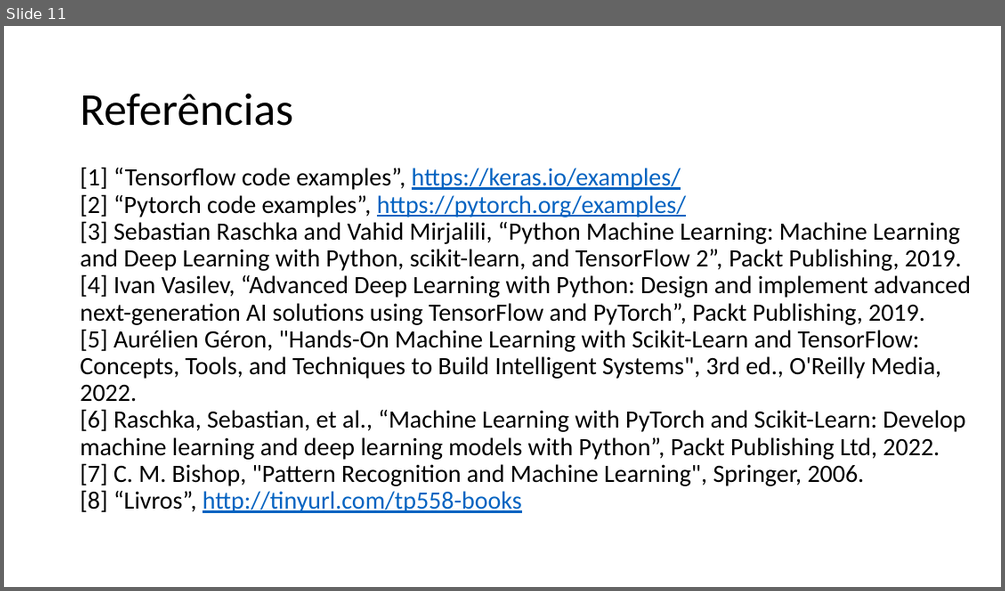
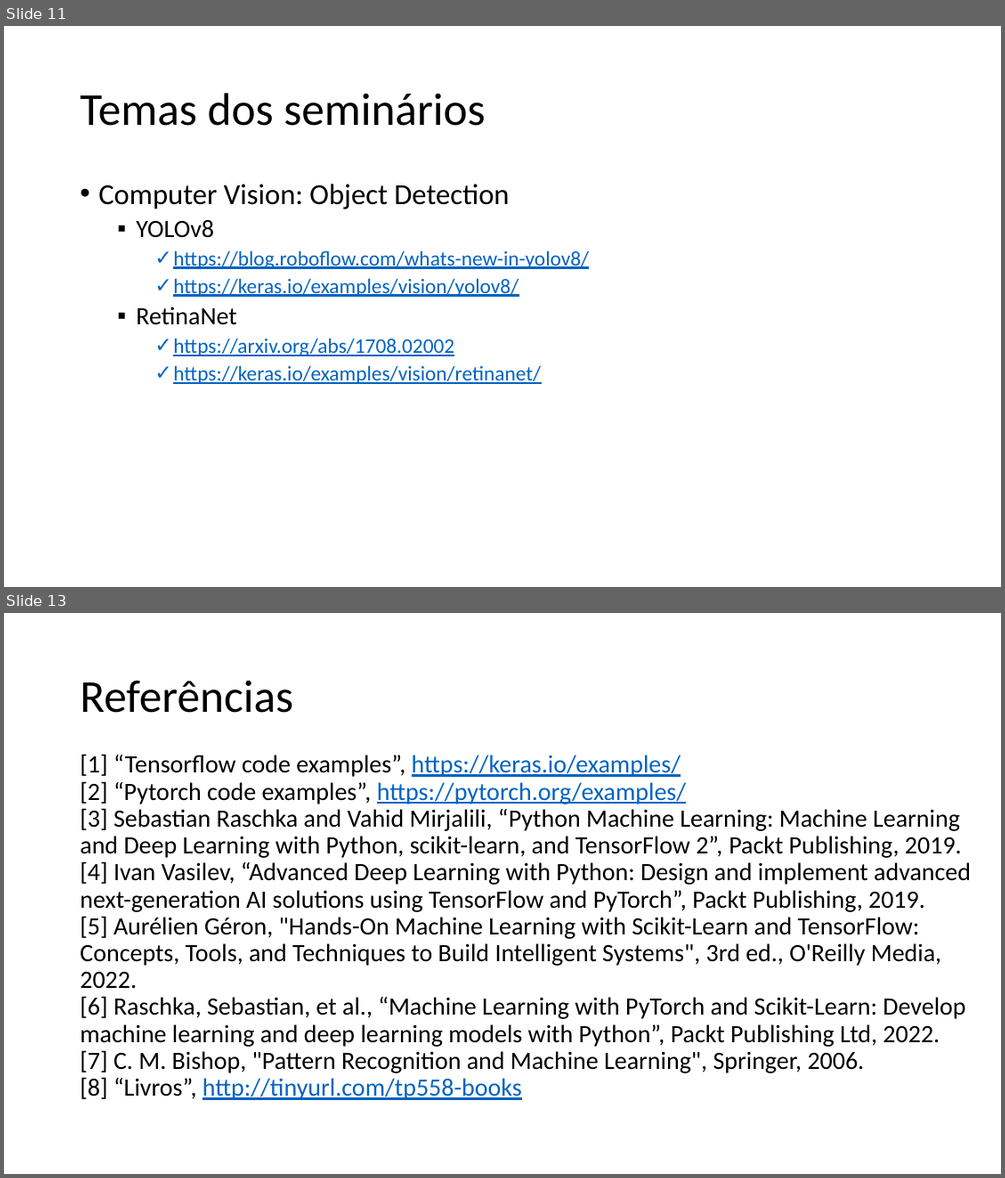
Before and after one commit to zz4fap/tp558-adv-ml, a slide deck: slides/TP558_1_Introdução_ao_curso.pptx. Shown one above the other, each under a label of ours: slide 11 before the commit, slides 11 and 13 after it; the slides between them are not shown. The pictures are 1005x591 and 1005x1178 pixels, drawn with LibreOffice and Linux fonts; fonts in the diff are those of the drawing. Boxes give left, top, right and bottom in pixels: in the first picture for what was removed or moved away, otherwise in the second. Text is boxed around its words. In the diff, an @@ line names an element or a change of style, - is before the commit and + after.

Commit message:
update of slides

```diff
--- a/slides/TP558_1_Introdução_ao_curso.pptx
+++ b/slides/TP558_1_Introdução_ao_curso.pptx
@@ slide 11 added at bbox=[4, 26, 1001, 587], background #FFFFFF @@
@@ title added at bbox=[80, 93, 485, 126], 44 pt, text #000000 @@
+Temas dos seminários
@@ text added at bbox=[98, 184, 589, 384], 20 pt, text #0563C1, underline @@
+• Computer Vision: Object Detection
+  ▪ YOLOv8
+    ✓ https://blog.roboflow.com/whats-new-in-yolov8/
+    ✓ https://keras.io/examples/vision/yolov8/
+  ▪ RetinaNet
+    ✓ https://arxiv.org/abs/1708.02002
+    ✓ https://keras.io/examples/vision/retinanet/
@@ what was slide 11 is now slide 13 @@
```
Also in this commit, not shown: 1 other slide added, 3 other files.
